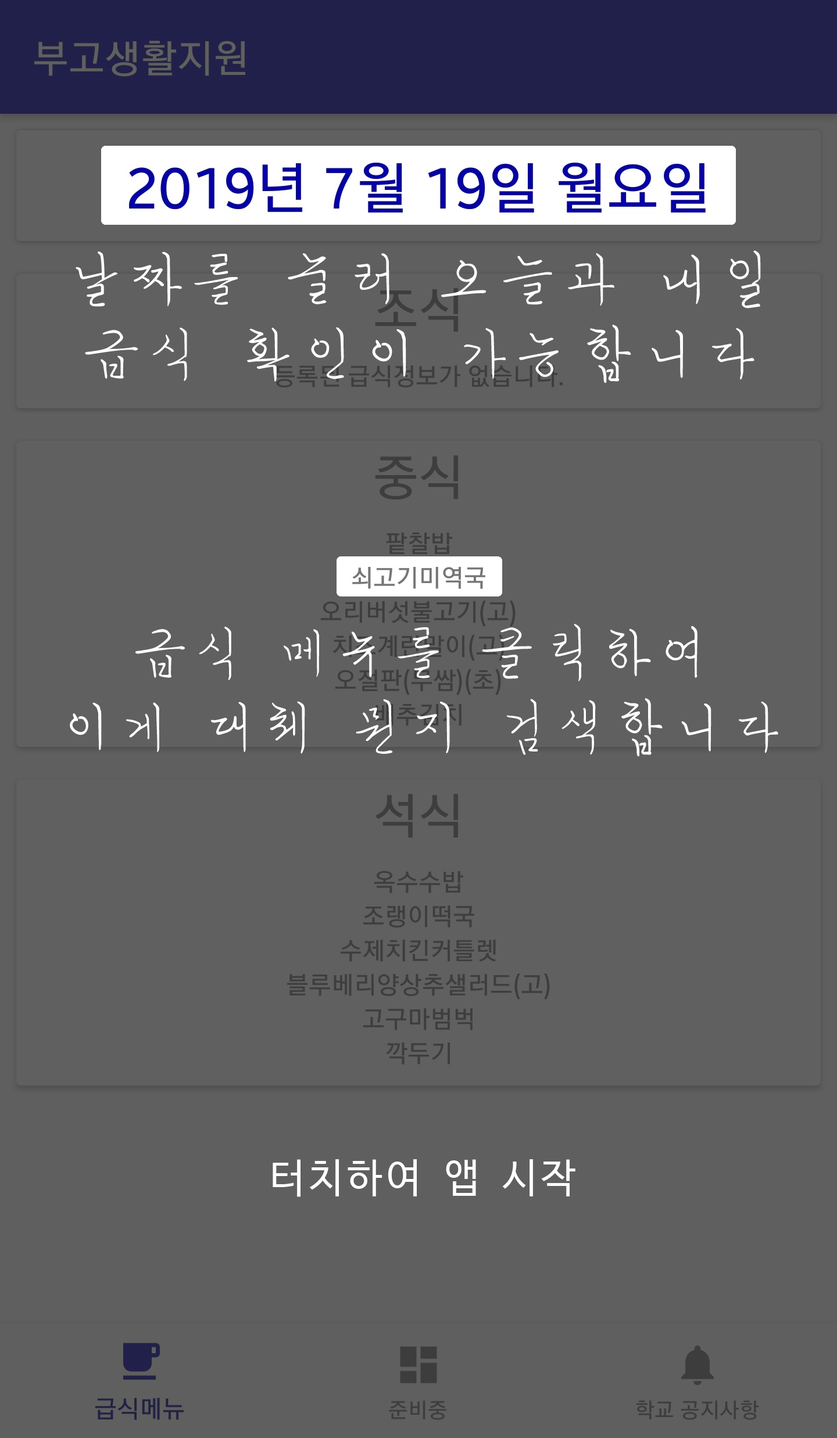
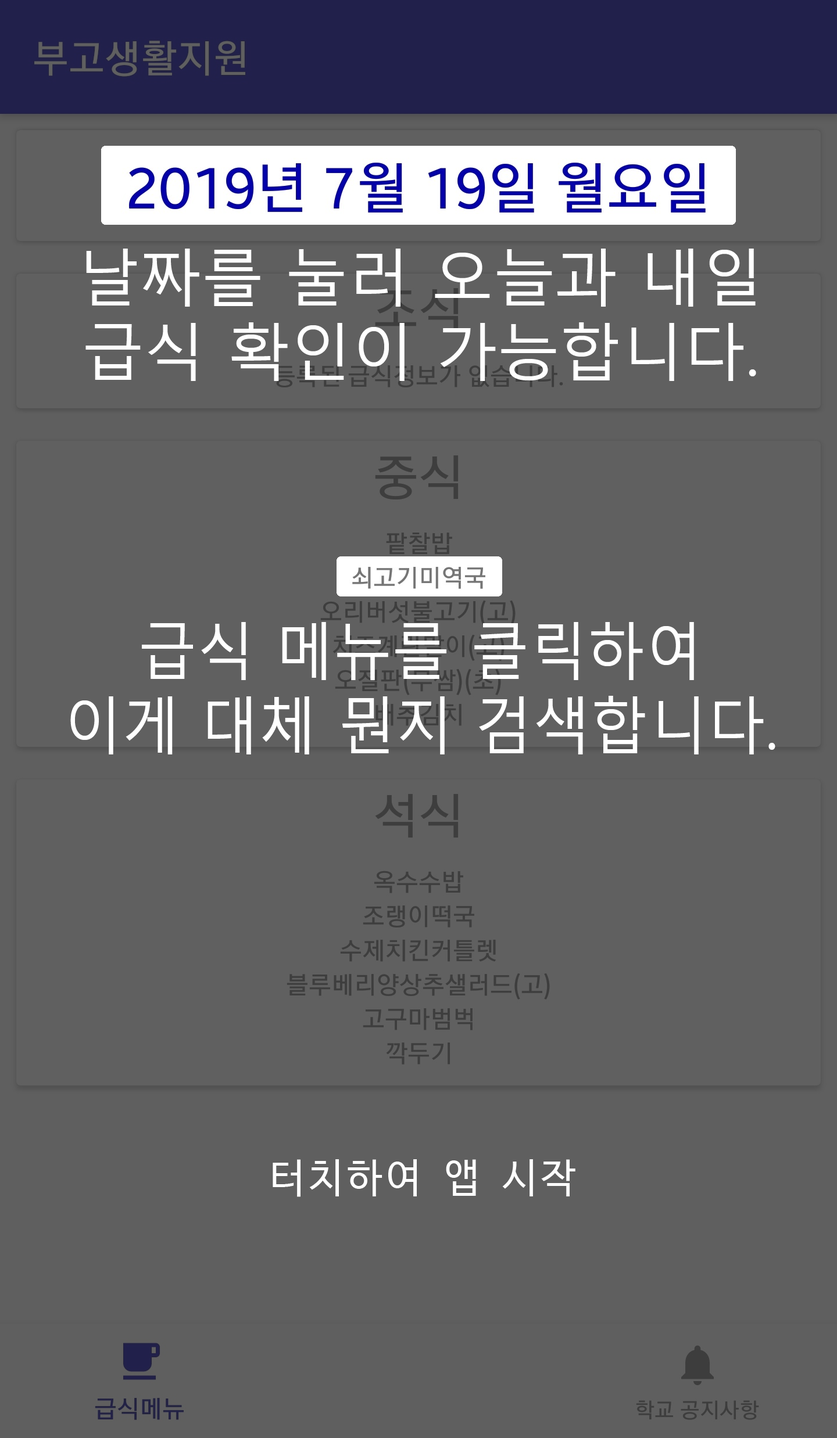
Comparing the layer stacks of the two 837px x 1438px images. Changes:
renamed "급식 메뉴를 ㅡ클릭하여 이게 대체 뭔지 검색합니다." to "급식 메뉴를 클릭하여 이게 대체 뭔지 검색합니다.", painted on it over [left=69, top=622, right=778, bottom=757]
renamed "날짜를 눌러 오늘,,,,,,·과 내일 급식 확인이 가능" to "날짜를 눌러 오늘과 내일 급식 확인이 가능합니다.", painted on it over [left=75, top=248, right=761, bottom=384]
painted on "Layer 1" over [left=388, top=1346, right=447, bottom=1421]
